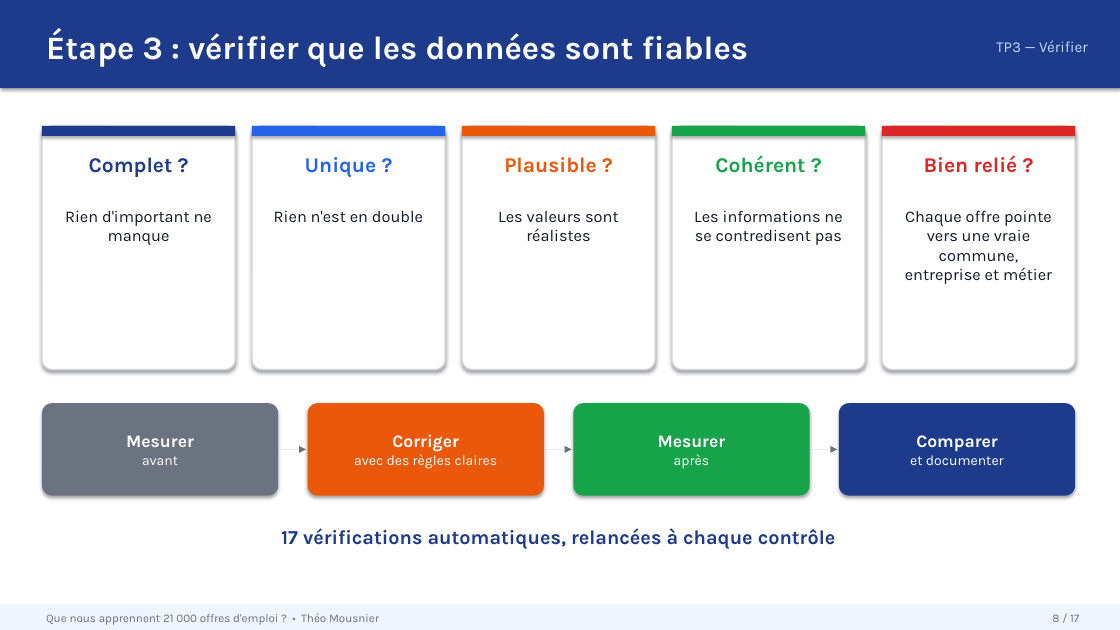
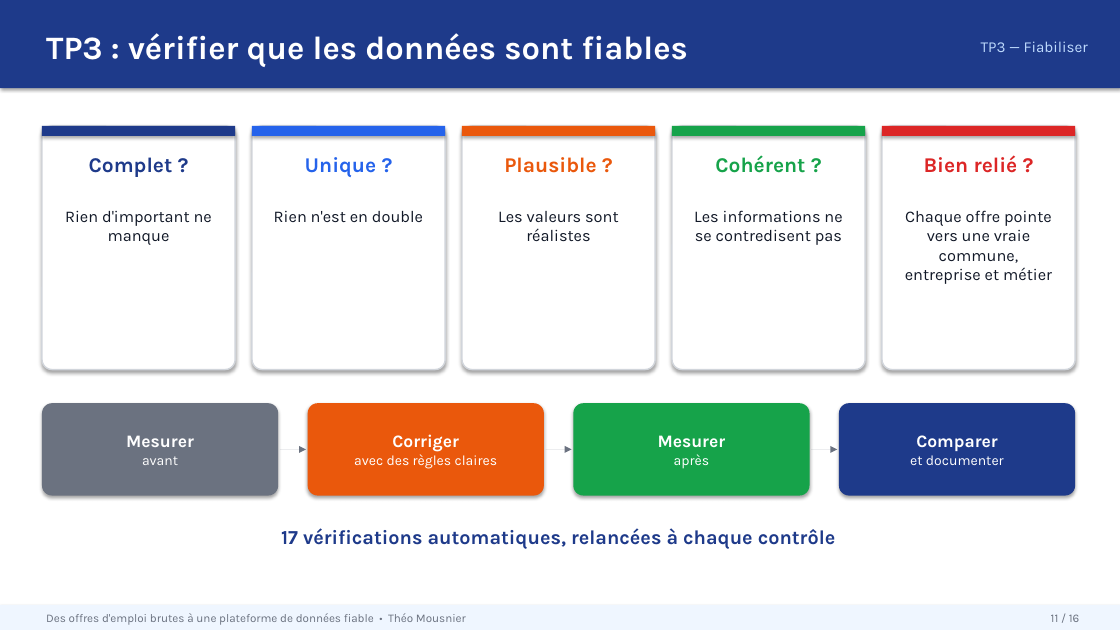
Before and after one commit to ArashiNilou/TP_Cours_Audit_Cartographie_SQL, a slide deck: slide 11 of docs/presentation/project-presentation.pptx (slide 8 before the commit). Drawn at 1120x630 pixels with LibreOffice and Linux fonts; fonts in the diff are those of the drawing. Boxes give left, top, right and bottom in pixels: in the first picture for what was removed or moved away, otherwise in the second. Text is boxed around its words. In the diff, an @@ line names an element or a change of style, - is before the commit and + after.

```diff
--- a/docs/presentation/project-presentation.pptx
+++ b/docs/presentation/project-presentation.pptx
@@ text at box(46, 33, 688, 67): text changed @@
-Étape 3 : vérifier que les données sont fiables
+TP3 : vérifier que les données sont fiables
@@ text at box(981, 41, 1088, 52): text changed @@
-TP3 — Vérifier
+TP3 — Fiabiliser
@@ text at box(46, 613, 466, 625): text changed @@
-Que nous apprennent 21 000 offres d'emploi ? • Théo Mousnier
+Des offres d'emploi brutes à une plateforme de données fiable • Théo Mousnier
@@ text at box(1051, 614, 1080, 622): text changed @@
-8 / 17
+11 / 16
```
Also in this commit, not shown: 9 other slides changed, 6 slides added, 7 slides removed.
